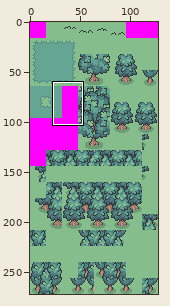
Sprite sheet: tools/porytiles/raw/primary/IkigaiOutdoors/middle.png. Above, an overview of the earlier version with the close-up marked.
Close-up. As it was:
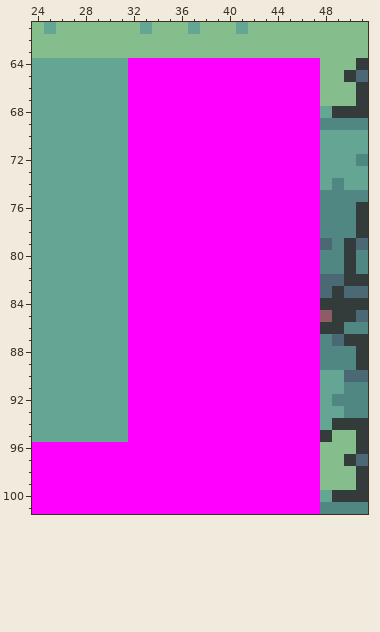
The file is 128x272 pixels. Shown: x 24..51, y 61..101.
Now the later version:
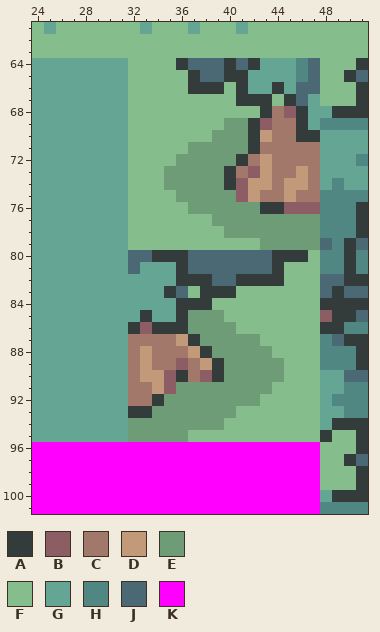
Palette (. is transparent): A #333c3a  B #8c5d64  C #a2786a  D #c29979  E #6e9c76  F #85be8c  G #64a693  H #518782  J #4b6875  K #ff00ff
Diff:
{"y":64,"x":32,"old":"KKKKKKKKKKKKKKKK","new":"FFFFAJJJAJAGGGHJ"}
{"y":65,"x":32,"old":"KKKKKKKKKKKKKKKK","new":"FFFFFAJJAAGGGGHJ"}
{"y":66,"x":32,"old":"KKKKKKKKKKKKKKKK","new":"FFFFFAAAFAGGAGJJ"}
{"y":67,"x":32,"old":"KKKKKKKKKKKKKKKK","new":"FFFFFFFFFAAAFAJG"}
{"y":68,"x":32,"old":"KKKKKKKKKKKKKKKK","new":"FFFFFFFFFFFACBAG"}
{"y":69,"x":32,"old":"KKKKKKKKKKKKKKKK","new":"FFFFFFFFEEABCCAG"}
{"y":70,"x":32,"old":"KKKKKKKKKKKKKKKK","new":"FFFFFFFEEEADCCAA"}
{"y":71,"x":32,"old":"KKKKKKKKKKKKKKKK","new":"FFFFFEEEEEACCCCC"}
{"y":72,"x":32,"old":"KKKKKKKKKKKKKKKK","new":"FFFFEEEEEACDCCCC"}
{"y":73,"x":32,"old":"KKKKKKKKKKKKKKKK","new":"FFFEEEEEACBDCCDC"}
{"y":74,"x":32,"old":"KKKKKKKKKKKKKKKK","new":"FFFEEEEEABDDCDDC"}
{"y":75,"x":32,"old":"KKKKKKKKKKKKKKKK","new":"FFFFEEEEEBDCCDCC"}
{"y":76,"x":32,"old":"KKKKKKKKKKKKKKKK","new":"FFFFFEEEEEEAABBB"}
{"y":77,"x":32,"old":"KKKKKKKKKKKKKKKK","new":"FFFFFFFEEEEEEEEE"}
{"y":78,"x":32,"old":"KKKKKKKKKKKKKKKK","new":"FFFFFFFFEEEEEEEE"}
{"y":79,"x":32,"old":"KKKKKKKKKKKKKKKK","new":"FFFFFFFFFFFEEEEE"}
{"y":80,"x":32,"old":"KKKKKKKKKKKKKKKK","new":"JJAAAJJJJJJJAAAF"}
{"y":81,"x":32,"old":"KKKKKKKKKKKKKKKK","new":"JGGGAJJJJJJJAFFF"}
{"y":82,"x":32,"old":"KKKKKKKKKKKKKKKK","new":"GGGGAAAJJAAAAFFF"}
{"y":83,"x":32,"old":"KKKKKKKKKKKKKKKK","new":"GGGAJFAAAFFFFFFF"}
{"y":84,"x":32,"old":"KKKKKKKKKKKKKKKK","new":"GGGGAAAFFFFFFFFF"}
{"y":85,"x":32,"old":"KKKKKKKKKKKKKKKK","new":"GAGGAEEEFFFFFFFF"}
{"y":86,"x":32,"old":"KKKKKKKKKKKKKKKK","new":"ABAAAEEEEFFFFFFF"}
{"y":87,"x":32,"old":"KKKKKKKKKKKKKKKK","new":"CCCCDAEEEEEFFFFF"}
{"y":88,"x":32,"old":"KKKKKKKKKKKKKKKK","new":"CDCCCDAEEEEEFFFF"}
{"y":89,"x":32,"old":"KKKKKKKKKKKKKKKK","new":"CDCCBCDAEEEEEFFF"}
{"y":90,"x":32,"old":"KKKKKKKKKKKKKKKK","new":"CDDBACBAEEEEEFFF"}
{"y":91,"x":32,"old":"KKKKKKKKKKKKKKKK","new":"CCDBEEEEEEEEFFFF"}
{"y":92,"x":32,"old":"KKKKKKKKKKKKKKKK","new":"CCAEEEEEEEEFFFFF"}
{"y":93,"x":32,"old":"KKKKKKKKKKKKKKKK","new":"AAEEEEEEEFFFFFFF"}
{"y":94,"x":32,"old":"KKKKKKKKKKKKKKKK","new":"EEEEEEEEFFFFFFFF"}
{"y":95,"x":32,"old":"KKKKKKKKKKKKKKKK","new":"EEEEEFFFFFFFFFFF"}
